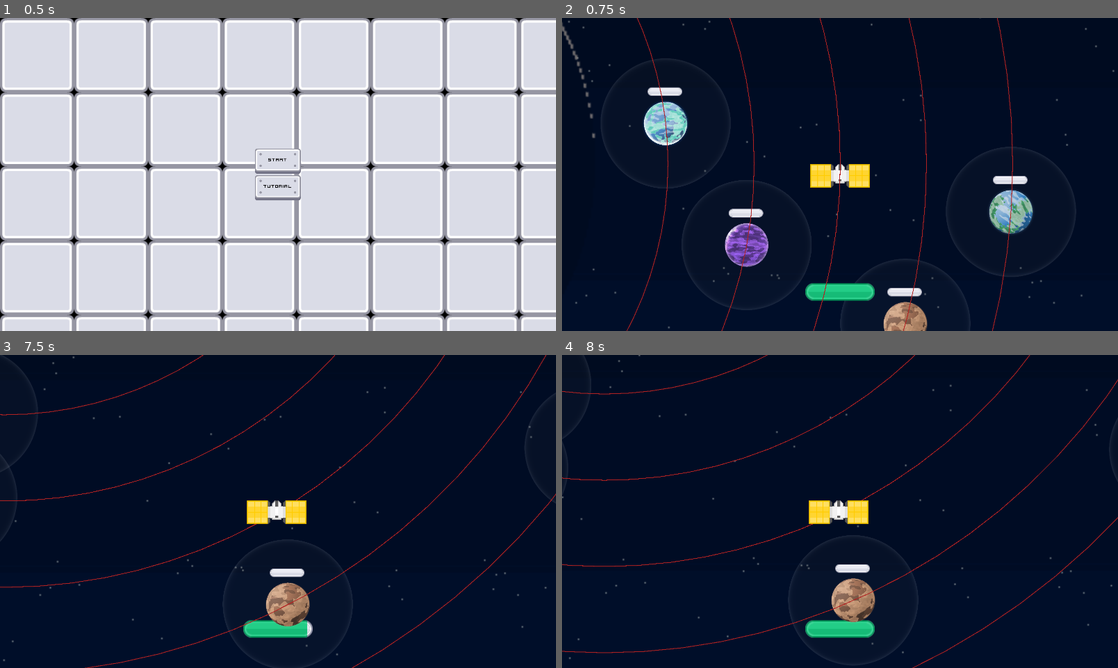
Above: before the commit, frames 1-4 (two rows, left to right).
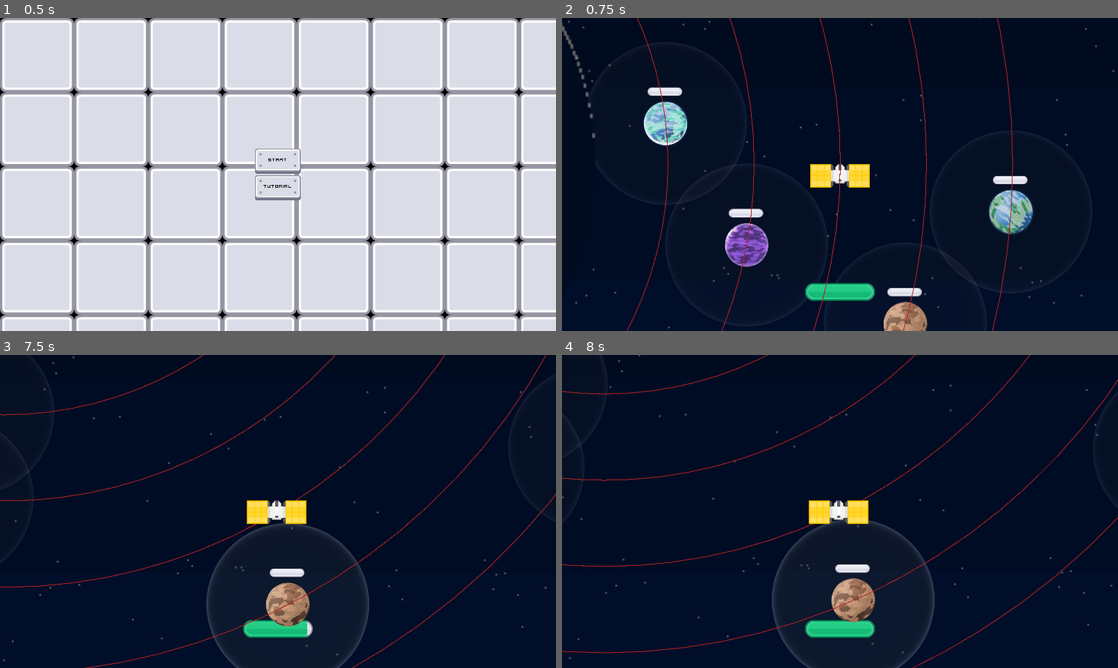
Above: after the commit, the same moments.

Repository: ThreeChooseOne/loopiter
Game: Godot game, scene res://root_scene.tscn
The game is run twice, just before and just after one commit, with the same random seed, the same clock (stepped at 60 frames per second) and the same inputs.
Inputs:
- Up to frame 1 (0.5 s): no input
- Up to frame 2 (0.75 s): click "Start" at 0.5 s
- Up to frame 3 (7.5 s): tap Enter at 1.25 s; hold Up 1.28-2.03 s; tap I at 1.35, 3.6, 5.85 s; hold Down 2.03-2.78 s; tap O at 2.1, 4.35, 6.6 s; hold Up 2.78-4.28 s; tap V at 2.85, 5.1, 7.35 s; hold Down 4.28-6.53 s; hold Up from 6.53 s (still down)
- Up to frame 4 (8 s): keep holding Up

Frame 1 is identical in both runs. In frame 2, less than 0.1% of the frame differs, in the area x 20-75%, y 46-86%; in frame 3, 0.7%, in the area x 1-67%, y 33-100%; in frame 4, 0.7%.

Commit message:
Highlight when researching

Diff:
--- a/core/orbiting_body.gd
+++ b/core/orbiting_body.gd
@@ -36,6 +36,7 @@
 var collision_shape: CollisionShape2D
 
 var planet_sprite: Sprite2D
+var range_idicator: Sprite2D
 
 
 # Research collection system
@@ -84,14 +85,16 @@
 	research_area.add_child(research_shape)
 
 	# Create range indicator sprite
-	var range = Sprite2D.new()
-	range.texture = range_texture
-	var circle_size = planet_sprite.texture.get_size()
-	var scale = Vector2(research_circle.radius*2 / circle_size.x, research_circle.radius*2 / circle_size.y)
-	range.scale = scale
-	range.modulate.a = 0.1
-	range.z_index = -1
-	research_area.add_child(range)
+	range_idicator = Sprite2D.new()
+	range_idicator.texture = range_texture
+	var circle_size = range_idicator.texture.get_size()
+	print(circle_size)
+	print(research_circle.radius)
+	var scale = Vector2(research_circle.radius*2, research_circle.radius*2) / circle_size
+	range_idicator.scale = scale
+	range_idicator.modulate = Color(0.8, 0.8, 0.8, 0.1)
+	range_idicator.z_index = -1
+	research_area.add_child(range_idicator)
 
 	# Set up collision detection
 	setup_collision_detection()
@@ -160,6 +163,7 @@
 		player_in_research_range = true
 		start_research_collection()
 		research_area_entered.emit(potential_player)
+		range_idicator.modulate = Color(1, 1, 1, 0.2)
 
 func _on_research_area_exited(area):
 	# Check if it's the player leaving
@@ -170,6 +174,7 @@
 		current_research_player = null
 		stop_research_collection()
 		research_area_exited.emit(potential_player)
+		range_idicator.modulate = Color(0.8, 0.8, 0.8, 0.1)
 
 func start_research_collection():
 	if research.value < research.max_value:
